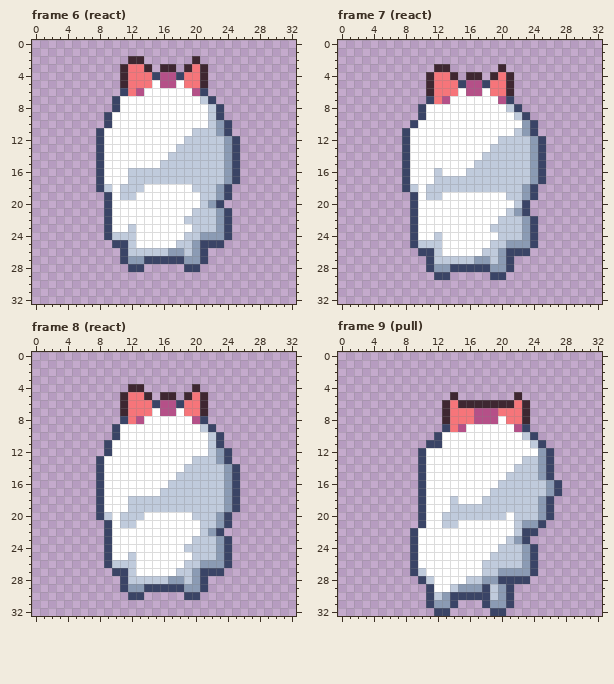
Edited in one commit: pixel-art file (art/minis/dog-duchess@88.aseprite). Above, as it was before the edit.
33x33 pixels, 24 frames. Shown: frame 6 (react), frame 7 (react), frame 8 (react), frame 9 (pull). The commit also changed other frames, which this record leaves out.
The result:
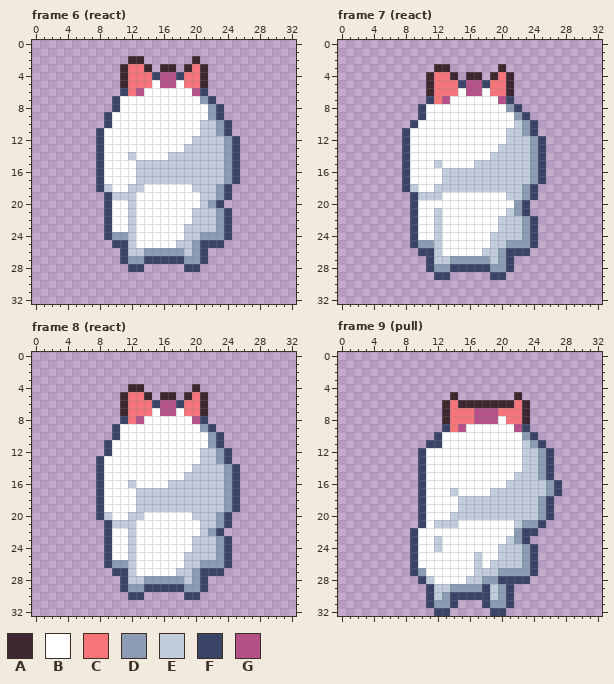
Palette (. is transparent): A #3e2731  B #ffffff  C #f6757a  D #8b9bb4  E #c0cbdc  F #3a4466  G #b55088
From old to new:
Changed rows in their new state; - is an unchanged pixel.
Frame 6 (react):
first column x 10:
 7 -----------D-
 8 ------------D
 9 ------------D
10 -----------E-
11 ----------B--
12 ---------B---
13 --------B----
14 --E----------
15 ---EEE-------
16 --B----------
17 --B----------
18 -B-----------
19 E------------
20 --E----------
21 --E----------
22 --E------B---
23 ---------E---
24 DD-----------
26 ----DDD------
Frame 7 (react):
first column x 10:
 8 -----------D-
 9 ------------D
10 ------------E
11 -----------E-
12 ----------B--
13 ---------B---
14 --------B----
15 --E----------
16 --BEEE-------
17 --B----------
18 -B-----------
19 E------------
20 ------------D
21 --E----------
22 --E----------
23 --E------B---
24 ---------E---
25 DD-----------
27 ----DDD------
Frame 8 (react):
first column x 10:
 9 -----------D-
10 ------------D
11 ------------D
12 -----------E-
13 ----------B--
14 ---------B---
15 --------B----
16 --E----------
17 ---EEE-------
18 --B----------
19 --B----------
20 -B-----------
21 E------------
22 --E----------
23 --E----------
24 --E------B---
25 ---------E---
26 DD-----------
28 ----DDD------
Frame 9 (pull):
first column x 10:
10 -------------D-
11 -------------ED
12 -------------EE
14 ------------B--
15 -----------B---
16 ----------B----
17 ----E----------
18 ----BEEE-------
19 ----B----------
20 ---B-------E---
21 --E------------
22 ------------D--
23 --E------------
24 --E------------
25 -------E-B-----
26 -------EB------
27 D------E-------
29 --EED----------
Changed places in both pictures, as pixel boxes (x1, y1, x2, y2):
changed: (112, 96, 216, 256)
changed: (418, 104, 522, 264)
changed: (112, 424, 216, 584)
changed: (418, 432, 538, 592)
